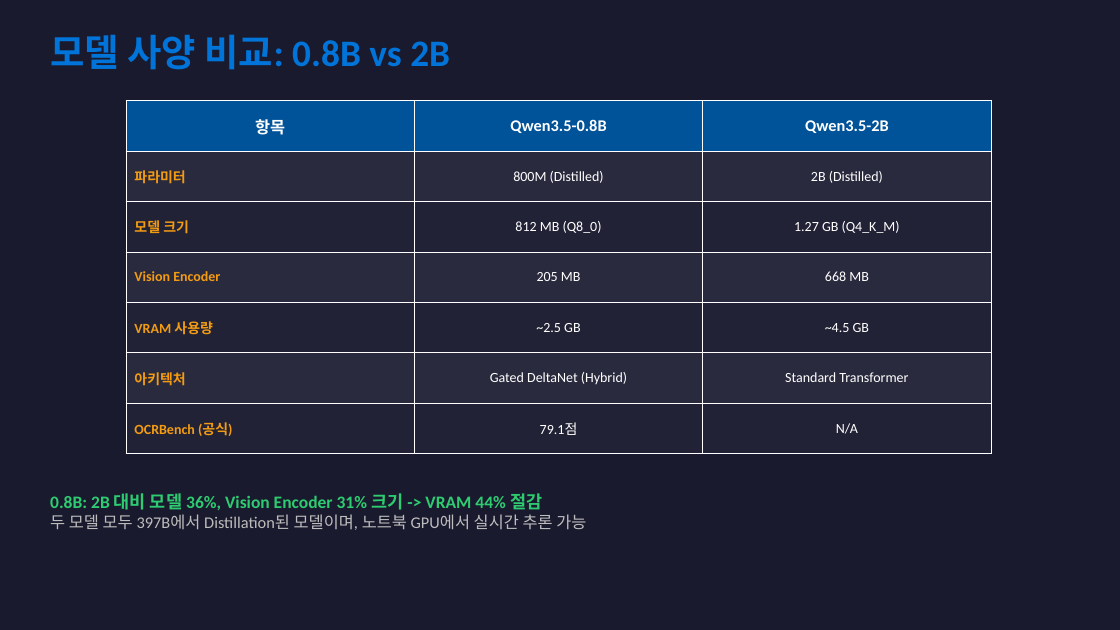
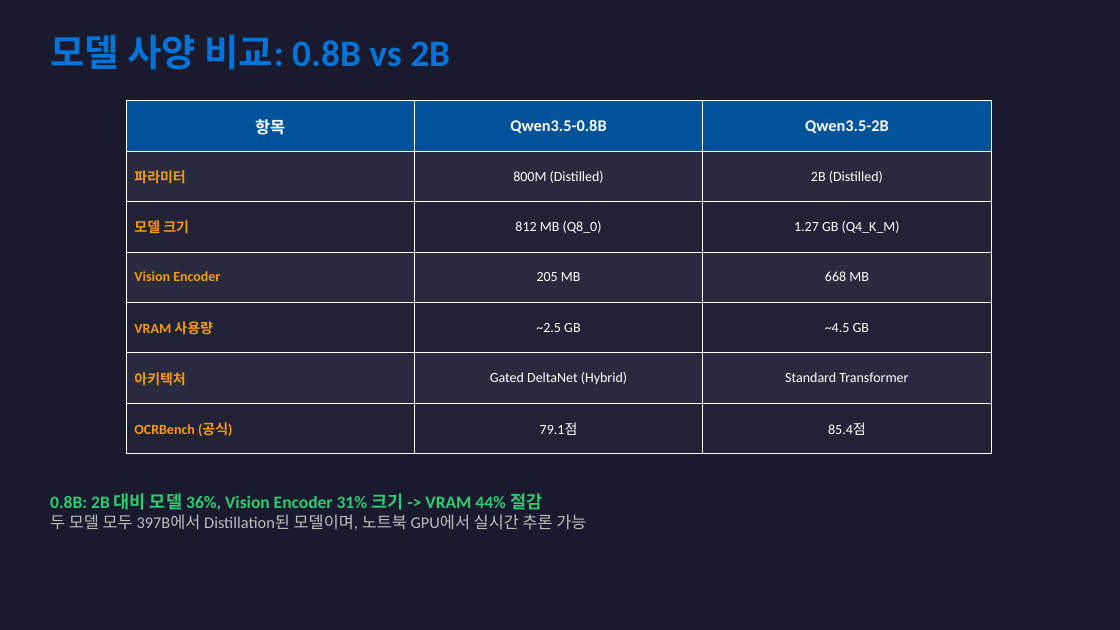
Before and after one commit to hitshy807/QWEN, a slide deck: slide 6 of qwendata/Qwen_0.8B_OCR_Report.pptx. Drawn at 1120x630 pixels with LibreOffice and Linux fonts; fonts in the diff are those of the drawing. Boxes give left, top, right and bottom in pixels: in the first picture for what was removed or moved away, otherwise in the second. Text is boxed around its words. In the diff, an @@ line names an element or a change of style, - is before the commit and + after.

```diff
--- a/qwendata/Qwen_0.8B_OCR_Report.pptx
+++ b/qwendata/Qwen_0.8B_OCR_Report.pptx
@@ table at (x1=126, y1=101, x2=991, y2=454) @@
-row 7, column 3: N/A
+row 7, column 3: 85.4점
```
